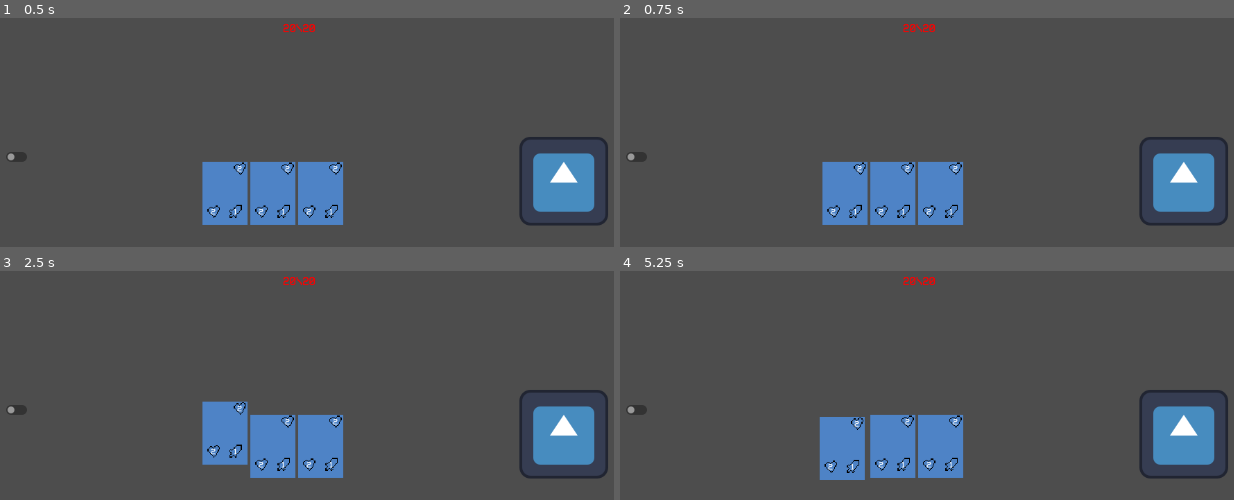
Above: before the commit, frames 1-4 (two rows, left to right).
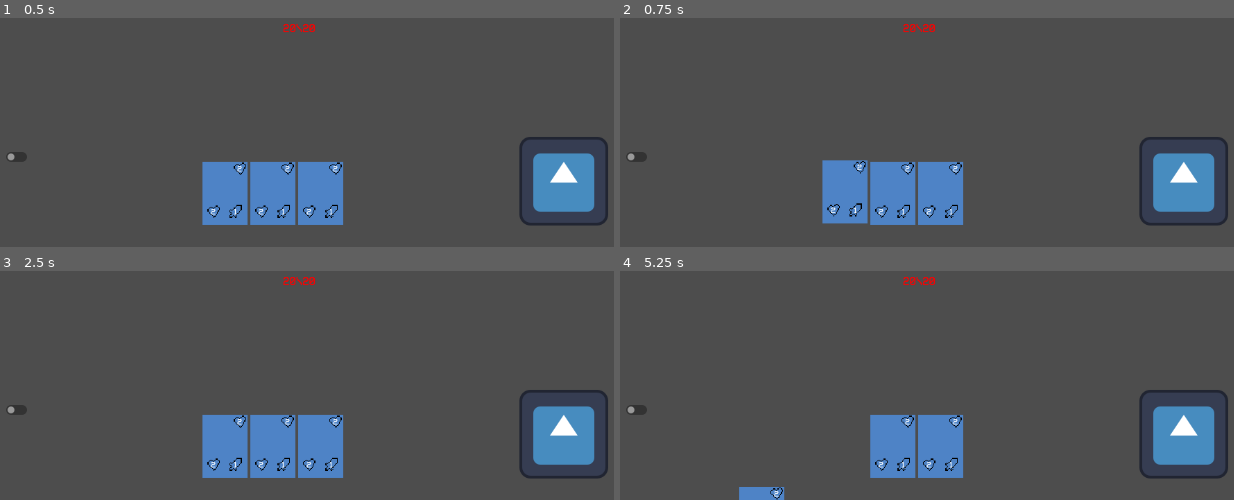
Above: after the commit, the same moments.

Repository: CraftMaster07/MonsterCardsClone
Game: Godot game, scene res://Scenes/board.tscn
Same seed, same stepped clock (60 frames per second), same inputs: the game is played once before the commit and once after it. The engine's default icon, where the game draws it, is replaced by a stand-in: a white triangle on a blue panel in a dark square.
Inputs (mouse positions are in pixels of both pictures, inside the frame that each line leads up to):
- Up to frame 1 (0.5 s): no input
- Up to frame 2 (0.75 s): click (847, 194) at 0.52 s
- Up to frame 3 (2.5 s): click (18, 410) at 1.25 s; click (227, 447) at 2.02 s
- Up to frame 4 (5.25 s): click (638, 410) at 2.75 s; click (847, 447) at 3.52 s; click (638, 410) at 4.25 s; tap Enter at 5 s; move the mouse to (outside the picture) at 5.02 s; click (outside the picture) at 5.1 s

Frame 1 is identical in both runs. In frame 2, 0.3% of the frame differs, in the area x 32-41%, y 62-91%; in frame 3, 1.1%; in frame 4, 2.5%, in the area x 19-40%, y 63-100%.

Commit message:
removed some magic numbers

Diff:
--- a/monster-cards-clone/scripts/card.gd
+++ b/monster-cards-clone/scripts/card.gd
@@ -5,9 +5,13 @@
 @export var animation_trans : Tween.TransitionType
 @onready var card_button := $CardButton
 @onready var base_position : Vector2 = card_button.position
-var touched: bool = false
+
+var touched : bool = false
 enum DragState {RESTING, DRAGGING, FINISHING_DRAGGING}
-var drag_state: DragState = DragState.RESTING
+var drag_state : DragState = DragState.RESTING
+var dragback_time : float = 0.5
+var dragback_trans : Tween.TransitionType = Tween.TRANS_ELASTIC
+var dragback_ease : Tween.EaseType = Tween.EASE_OUT
 var tween: Tween
 
 func _process(_delta: float) -> void:
@@ -20,7 +24,7 @@
 		if tween:
 			tween.kill()
 		tween = create_tween()
-		tween.tween_property(card_button, "position", base_position, 0.3).set_trans(Tween.TRANS_ELASTIC).set_ease(Tween.EASE_OUT)
+		tween.tween_property(card_button, "position", base_position, dragback_time).set_trans(dragback_trans).set_ease(dragback_ease)
 		await tween.finished
 		drag_state = DragState.RESTING
 		if card_button.is_hovered():
